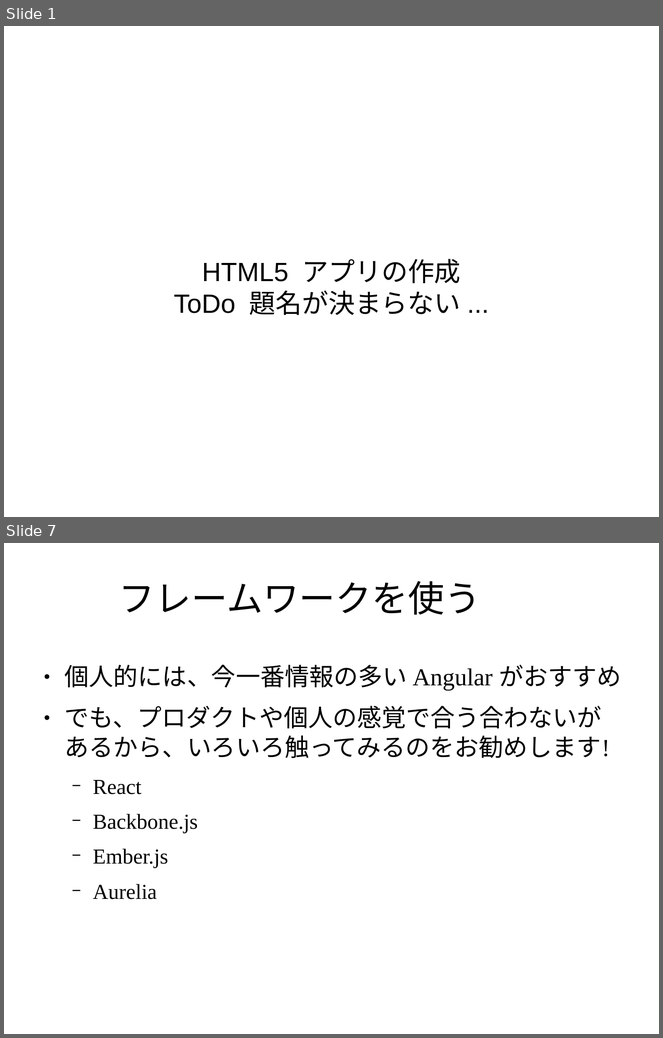
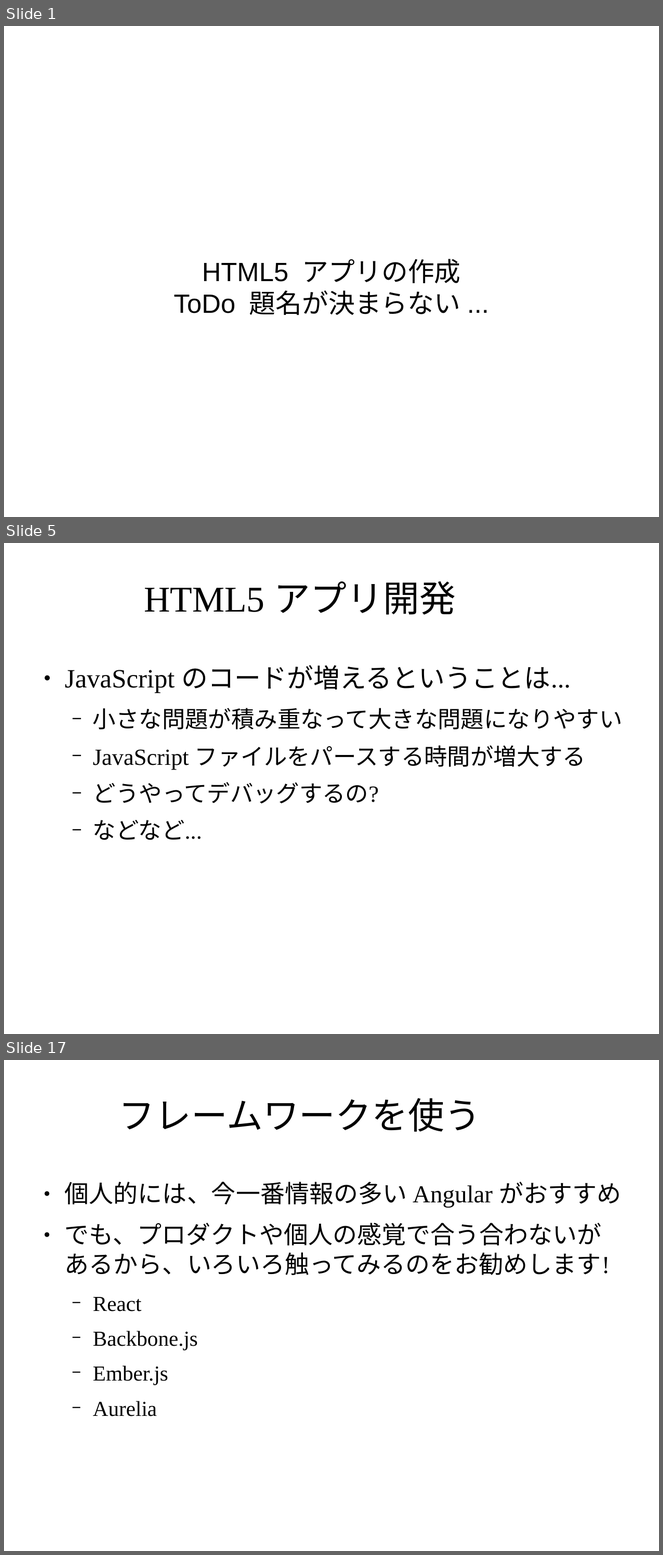
Before and after one commit to masakura/slides, a slide deck: html5jk#1/slide2.odp. Shown one above the other, each under a label of ours: slides 1 and 7 before the commit, slides 1, 5 and 17 after it; the slides between them are not shown. The pictures are 663x1038 and 663x1555 pixels, drawn with LibreOffice and Linux fonts; fonts in the diff are those of the drawing; background and template pictures are left out. Boxes give left, top, right and bottom in pixels: in the first picture for what was removed or moved away, otherwise in the second. Text is boxed around its words. In the diff, an @@ line names an element or a change of style, - is before the commit and + after.

Commit message:
SPA や HTML5 アプリの開発の図解を追加

```diff
--- a/html5jk#1/slide2.odp
+++ b/html5jk#1/slide2.odp
@@ slide 5 added at (x1=4, y1=543, x2=659, y2=1034), background picture (left out) @@
@@ title added at (x1=144, y1=581, x2=456, y2=615), 44 pt, text #000000 @@
+HTML5 アプリ開発
@@ text added at (x1=65, y1=665, x2=623, y2=840), 28 pt, text #000000 @@
+● JavaScript のコードが増えるということは...
+  − 小さな問題が積み重なって大きな問題になりやすい
+  − JavaScript ファイルをパースする時間が増大する
+  − どうやってデバッグするの?
+  − などなど...
@@ what was slide 7 is now slide 17 @@
```
Also in this commit, not shown: 5 slides changed, 9 other slides added.
